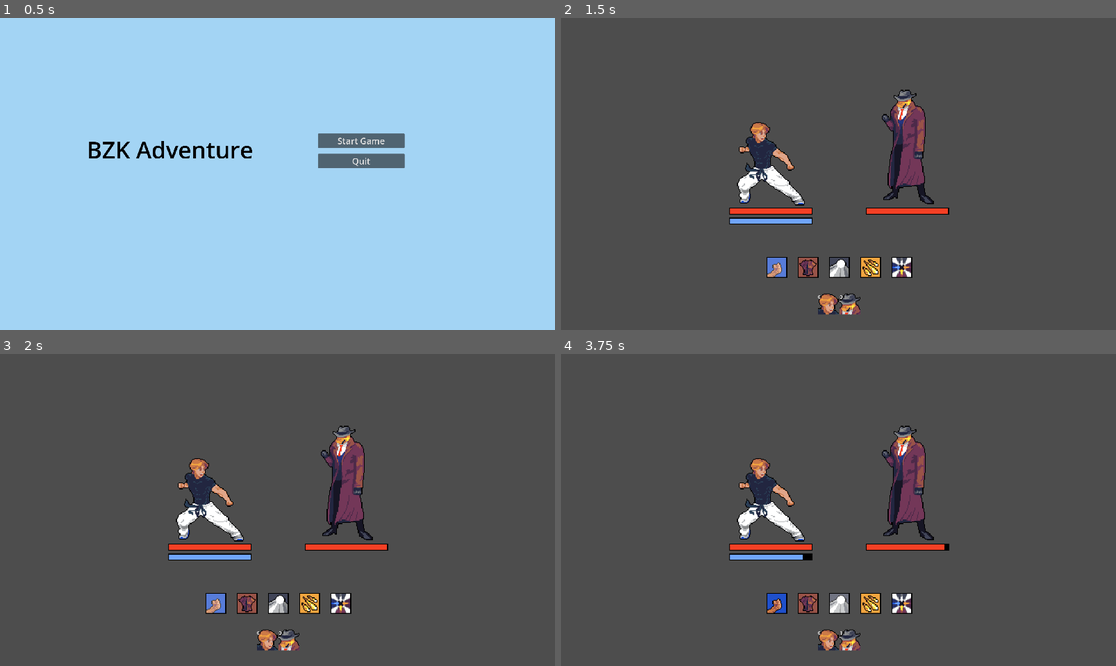
Above: before the commit, frames 1-4 (two rows, left to right).
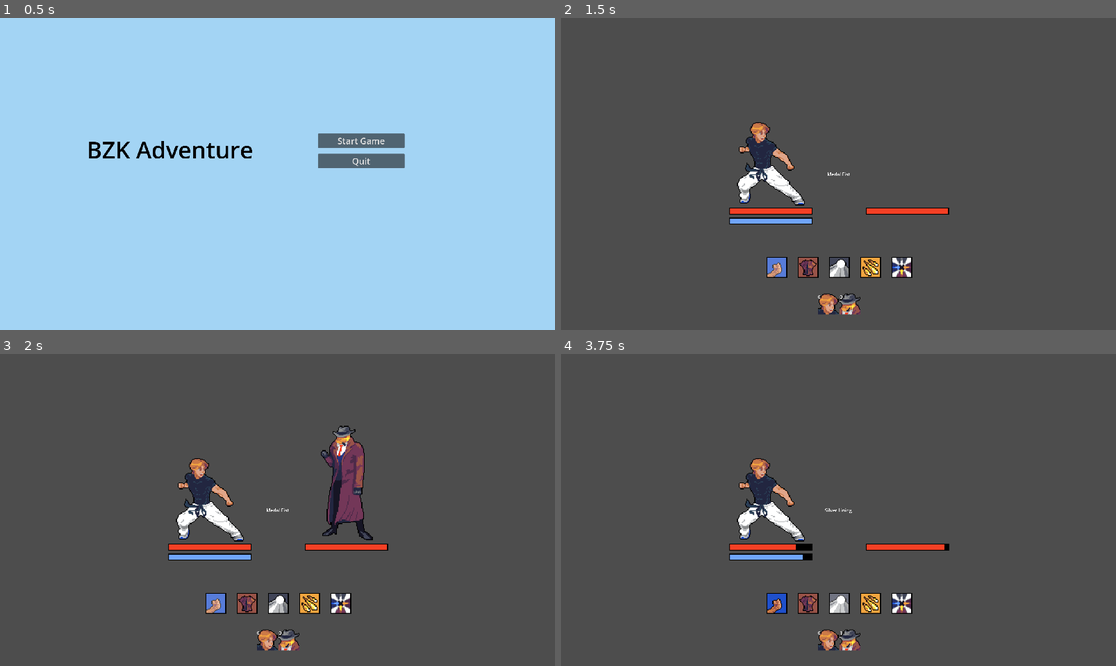
Above: after the commit, the same moments.

Repository: emay6/bzk-adventure
Game: Godot game, scene res://scenes/main.tscn
Two runs of this game, one before a commit and one after it. Both use one fixed random seed, a clock stepped at 60 frames per second and the inputs below.
Inputs (mouse positions are in pixels of both pictures, inside the frame that each line leads up to):
- Up to frame 1 (0.5 s): no input
- Up to frame 2 (1.5 s): click "Start Game" at 0.5 s; click (777, 267) at 1.25 s
- Up to frame 3 (2 s): no input
- Up to frame 4 (3.75 s): click (810, 603) at 2 s; tap Enter at 2.75 s; click (838, 603) at 3.5 s

Frame 1 is identical in both runs. In frame 2, 1.9% of the frame differs, in the area x 48-68%, y 22-60%; in frame 3, less than 0.1%; in frame 4, 2.0%, in the area x 42-68%, y 22-63%.

Commit message:
Added Confine and Chicken Man sprites, sprite flashing, skill label

Diff:
--- a/scenes/combat/combat_ui.tscn
+++ b/scenes/combat/combat_ui.tscn
@@ -149,6 +149,22 @@
 script = ExtResource("10_sv3j0")
 metadata/_custom_type_script = "uid://f32k7ao6dyx6"
 
+[node name="SkillLabel" type="Label" parent="Control"]
+layout_mode = 1
+anchors_preset = 8
+anchor_left = 0.5
+anchor_top = 0.5
+anchor_right = 0.5
+anchor_bottom = 0.5
+offset_left = -20.0
+offset_top = -11.5
+offset_right = 20.0
+offset_bottom = 11.5
+grow_horizontal = 2
+grow_vertical = 2
+horizontal_alignment = 1
+vertical_alignment = 1
+
 [connection signal="pressed" from="Control/SkillButtonContainer/Skill1Rect/Skill1Button" to="." method="_on_skill_1_button_pressed"]
 [connection signal="pressed" from="Control/SkillButtonContainer/Skill2Rect/Skill2Button" to="." method="_on_skill_2_button_pressed"]
 [connection signal="pressed" from="Control/SkillButtonContainer/Skill3Rect/Skill3Button" to="." method="_on_skill_3_button_pressed"]
--- /dev/null
+++ b/scenes/combat/skill_label.gd
@@ -0,0 +1 @@
+extends Label
--- a/src/actor.gd
+++ b/src/actor.gd
@@ -39,3 +39,10 @@
 
 	self.curr_ce -= amt
 	self.ce_bar.apply_ce_loss(amt)
+
+func flash_sprite():
+	for i in range(2):
+		$Sprite2D.visible = false
+		await get_tree().create_timer(0.05).timeout
+		$Sprite2D.visible = true
+		await get_tree().create_timer(0.05).timeout
--- a/src/combat_ui.gd
+++ b/src/combat_ui.gd
@@ -35,25 +35,40 @@
 	else:
 		disable_skills()
 
+func show_skill_name(name: String):
+	$Control/SkillLabel.text = name
+	$Control/SkillLabel.visible = true
+	await get_tree().create_timer(1).timeout  # Show for 1 second
+	$Control/SkillLabel.visible = false
+
 func _on_skill_1_button_pressed() -> void:
 	TurnManager.enemies[0].damage(5)
+	TurnManager.enemies[0].flash_sprite()
+	show_skill_name("Medal Fist")
 	TurnManager.end_turn()
 
 func _on_skill_2_button_pressed() -> void:
 	TurnManager.players[0].use_ce(5)
+	show_skill_name("Bronze Armor")
 	TurnManager.end_turn()
 
 func _on_skill_3_button_pressed() -> void:
 	TurnManager.enemies[0].damage(12)
 	TurnManager.players[0].use_ce(7)
+	TurnManager.enemies[0].flash_sprite()
+	show_skill_name("Silver Lining")
 	TurnManager.end_turn()
 
 func _on_skill_4_button_pressed() -> void:
 	TurnManager.enemies[0].damage(16 * 3)
 	TurnManager.players[0].use_ce(10)
+	TurnManager.enemies[0].flash_sprite()
+	show_skill_name("Gold Rush")
 	TurnManager.end_turn()
 
 func _on_skill_5_button_pressed() -> void:
 	TurnManager.enemies[0].damage(5 + 12 + 16 * 3)
 	TurnManager.players[0].use_ce(20)
+	TurnManager.enemies[0].flash_sprite()
+	show_skill_name("Midnight Steel")
 	TurnManager.end_turn()
--- a/src/enemy.gd
+++ b/src/enemy.gd
@@ -13,4 +13,6 @@
 	if turn == TurnManager.TurnState.ENEMY:
 		await get_tree().create_timer(1.0).timeout
 		print("Smokin' Duck takes a puff from his cigar")
+		TurnManager.players[0].damage(20)
+		TurnManager.players[0].flash_sprite()
 		TurnManager.end_turn()
Not shown, added: scenes/combat/skill_label.gd.uid
Binary file added: textures/enemy/chicken_man_enemy.png
Not shown, added: textures/enemy/chicken_man_enemy.png.import
Binary file added: textures/enemy/confine_enemy.png
Not shown, added: textures/enemy/confine_enemy.png.import
Binary file changed: textures/enemy/smokinduck_enemy.png
